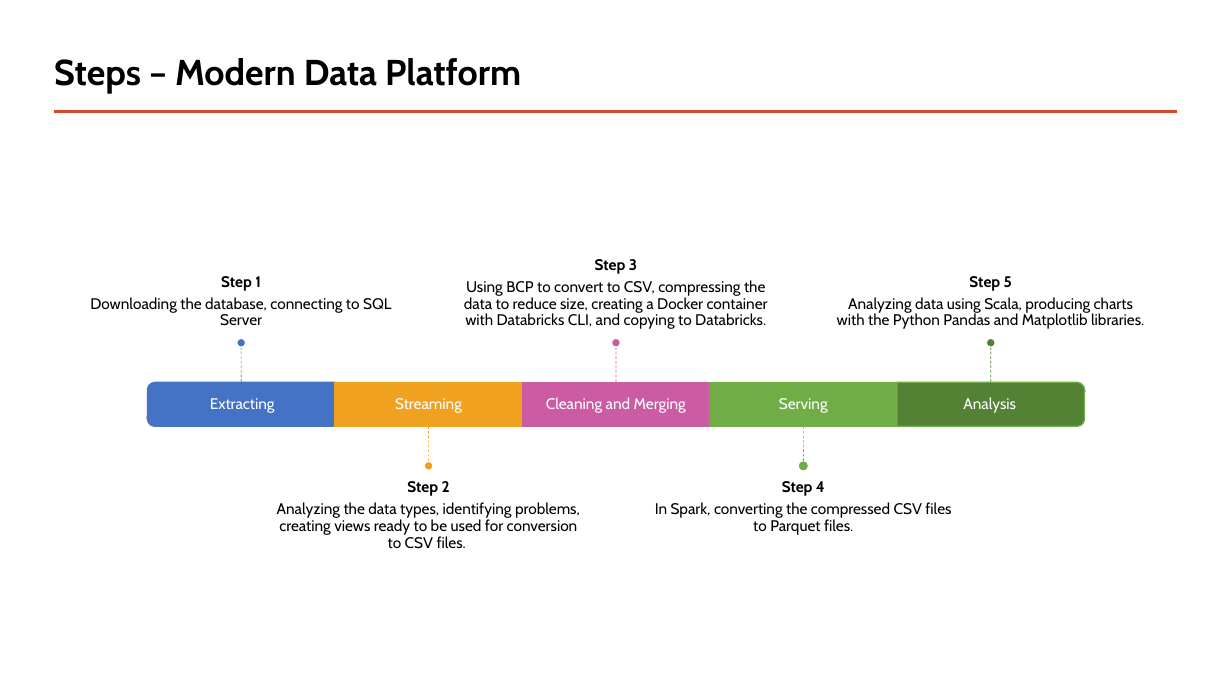
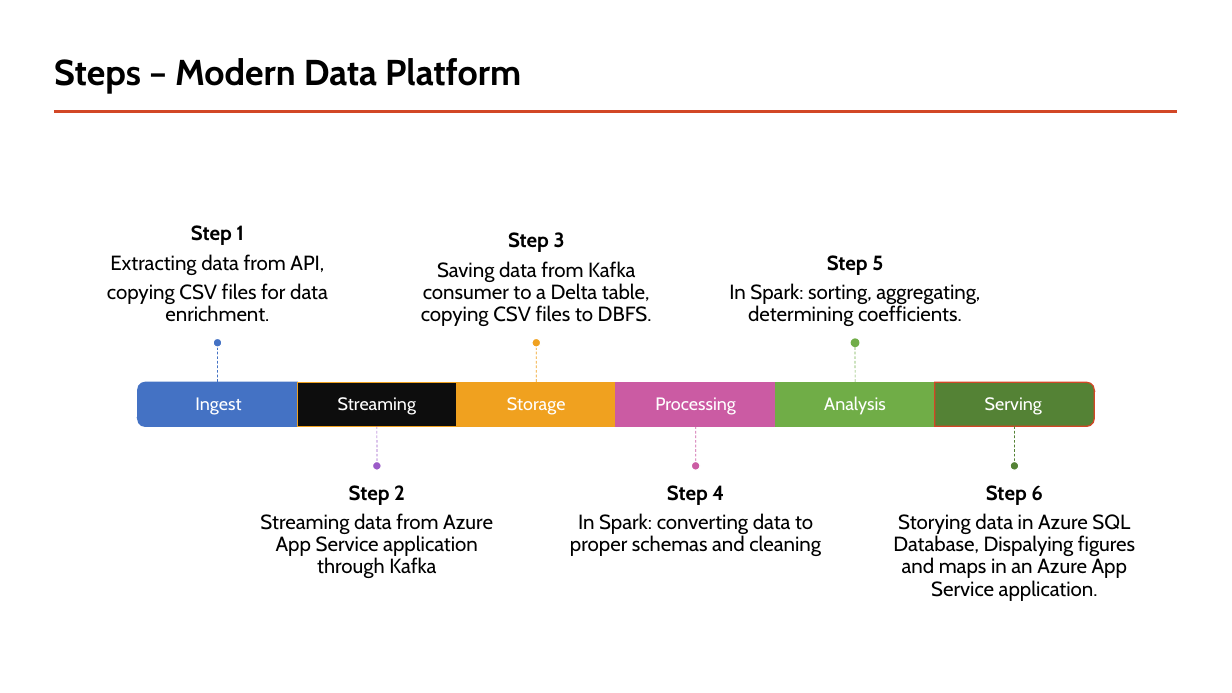
Before and after one commit to piotreks-uw-edu/kafka-weather-pipeline, a slide deck: slide 4 of Presentation/Processing Data on Air Pollution in Europe on Modern Data Platform.pptx. Drawn at 1232x693 pixels with LibreOffice and Linux fonts; fonts in the diff are those of the drawing. Boxes give left, top, right and bottom in pixels: in the first picture for what was removed or moved away, otherwise in the second. Text is boxed around its words. In the diff, an @@ line names an element or a change of style, - is before the commit and + after.

Commit message:
Slide - steps

```diff
--- a/Presentation/Processing Data on Air Pollution in Europe on Modern Data Platform.pptx
+++ b/Presentation/Processing Data on Air Pollution in Europe on Modern Data Platform.pptx
@@ group removed at (x1=90, y1=259, x2=1144, y2=549): 6 texts @@
-Extracting
-Step 1
-Downloading the database, connecting to SQL Server
-Step 2
-Analyzing the data types, identifying problems, creating views ready to be used for conversion to CSV files.
-Cleaning and Merging
-Step 3
-Using BCP to convert to CSV, compressing the data to reduce size, creating a Docker container with Databricks CLI, and copying to Databricks.
-Step 5
-Analyzing data using Scala, producing charts with the Python Pandas and Matplotlib libraries.
@@ ellipse moved from (x1=237, y1=338, x2=246, y2=348) to (x1=213, y1=338, x2=223, y2=348) @@
@@ line moved from (241, 348) - (241, 383) to (217, 348) - (217, 383) @@
@@ ellipse moved from (x1=612, y1=338, x2=621, y2=348) to (x1=532, y1=338, x2=542, y2=348) @@
@@ ellipse at (x1=532, y1=338, x2=542, y2=348): fill #CB5BA3 to #F0A11F @@
@@ line moved from (803, 426) - (803, 461) to (855, 348) - (855, 383) @@
@@ round same rect resized from (x1=147, y1=382, x2=335, y2=427) to (x1=138, y1=382, x2=298, y2=427) @@
@@ text "Streaming" moved from (x1=395, y1=398, x2=462, y2=413) to (x1=338, y1=397, x2=416, y2=415) @@
@@ rectangle resized from (x1=335, y1=383, x2=522, y2=427) to (x1=457, y1=383, x2=616, y2=427) @@
@@ rectangle resized from (x1=522, y1=383, x2=710, y2=427) to (x1=616, y1=383, x2=775, y2=427) @@
@@ text "Analysis" moved from (x1=963, y1=397, x2=1016, y2=413) to (x1=824, y1=396, x2=886, y2=415) @@
@@ rectangle resized from (x1=710, y1=383, x2=897, y2=427) to (x1=775, y1=383, x2=934, y2=427) @@
@@ size 12 to 14 pt in 3 elements at (x1=338, y1=397, x2=416, y2=415), (x1=824, y1=396, x2=886, y2=415), (x1=985, y1=397, x2=1042, y2=415) @@
@@ text "Serving" moved from (x1=779, y1=398, x2=828, y2=413) to (x1=985, y1=397, x2=1042, y2=415) @@
@@ round same rect resized from (x1=898, y1=382, x2=1086, y2=427) to (x1=935, y1=382, x2=1094, y2=426) @@
@@ round same rect at (x1=935, y1=382, x2=1094, y2=426): outline #70AD47 1 pt to #D24726 1 pt @@
@@ line moved from (429, 426) - (429, 461) to (377, 426) - (377, 461) @@
@@ line (377, 426) - (377, 461): stroke #F0A11F 0.5 pt dashed to #9B5AC8 0.5 pt dashed @@
@@ line moved from (616, 348) - (616, 383) to (696, 426) - (696, 461) @@
@@ line moved from (991, 348) - (991, 383) to (1015, 426) - (1015, 461) @@
@@ ellipse moved from (x1=424, y1=461, x2=433, y2=470) to (x1=372, y1=461, x2=382, y2=470) @@
@@ ellipse at (x1=372, y1=461, x2=382, y2=470): fill #F0A11F to #9B5AC8 @@
@@ text "Step 4" moved from (x1=655, y1=481, x2=951, y2=535) to (x1=570, y1=485, x2=821, y2=556) @@
@@ ellipse moved from (x1=799, y1=461, x2=809, y2=470) to (x1=691, y1=461, x2=701, y2=470) @@
@@ ellipse at (x1=691, y1=461, x2=701, y2=470): fill #70AD47 to #CB5BA3; outline none to #FFFFFF 1 pt @@
@@ ellipse moved from (x1=987, y1=338, x2=996, y2=348) to (x1=1010, y1=461, x2=1019, y2=470) @@
@@ text at (x1=667, y1=485, x2=724, y2=505): size 12 to 16 pt in "Step 4"; more space between paragraphs @@
@@ group added at (x1=107, y1=225, x2=1135, y2=601): 8 texts, 1 rectangle, 1 line, 1 ellipse @@
+Ingest
+Step 1
+Extracting data from API,
+copying CSV files for data enrichment.
+Step 2
+Streaming data from Azure App Service application through Kafka
+Storage
+Step 3
+Saving data from Kafka consumer to a Delta table, copying CSV files to DBFS.
+Processing
+Step 5
+In Spark: sorting, aggregating, determining coefficients.
+Step 6
+Storying data in Azure SQL Database, Dispalying figures and maps in an Azure App Service application.
@@ text at (x1=570, y1=513, x2=821, y2=556): text changed; size 12 to 16 pt @@
-In Spark, converting the compressed CSV files to Parquet files.
+In Spark: converting data to proper schemas and cleaning
```
